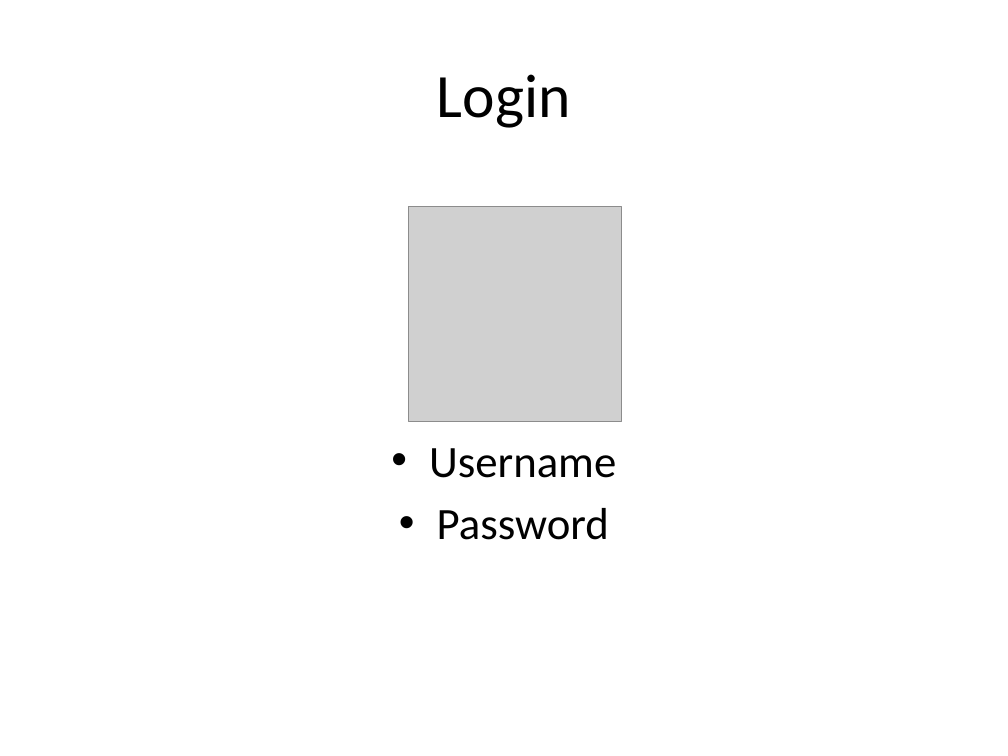
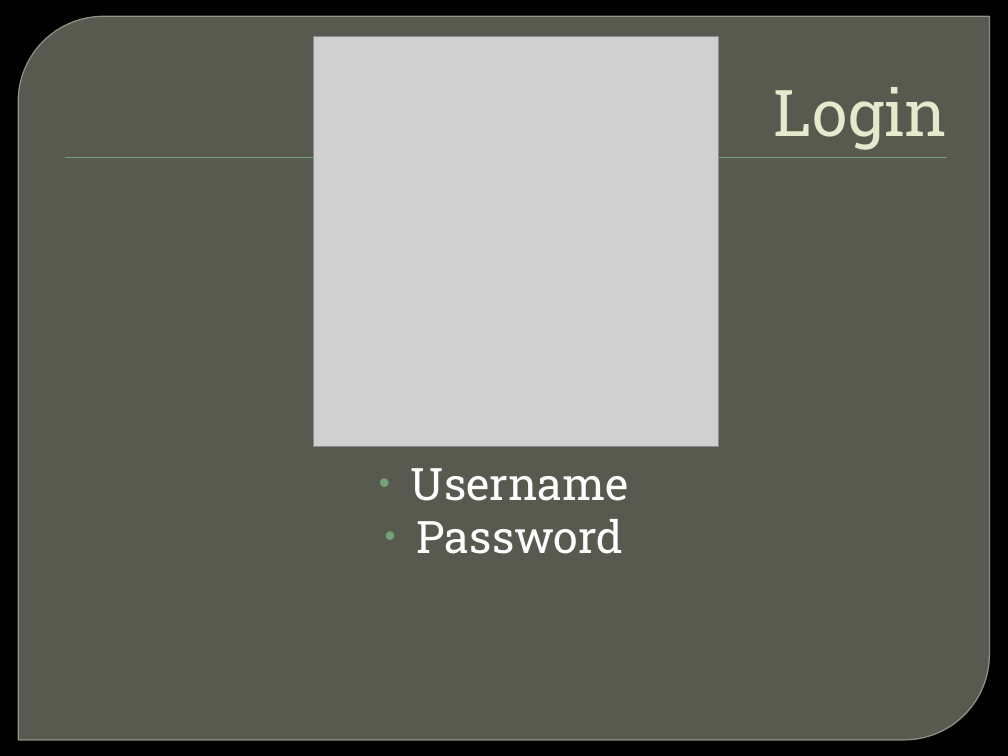
Before and after one commit to Mediagroup5/BarrocIt, a slide deck: slide 3 of barroc_Presentation.pptm. Drawn at 1008x756 pixels with LibreOffice and Linux fonts; fonts in the diff are those of the drawing; grey boxes stand for pictures; background and template pictures are left out. Boxes give left, top, right and bottom in pixels: in the first picture for what was removed or moved away, otherwise in the second. Text is boxed around its words. In the diff, an @@ line names an element or a change of style, - is before the commit and + after.

```diff
--- a/barroc_Presentation.pptm
+++ b/barroc_Presentation.pptm
@@ background #FFFFFF to picture (left out) @@
@@ round diag rect added at [18,16,990,740], fill #888B7B at 65% opacity, outline #9DA090 0.87 pt @@
@@ title "Login" at [773,87,947,150]: size 44 to 46 pt, font Calibri to Roboto Slab, text colour #000000 to #E7EACB; alignment centre to right; indent changed; vertical alignment middle to bottom @@
@@ picture: place and size @@
-picture at [409,207,622,421]
+picture at [313,36,719,447]
@@ rectangle added at [65,157,947,158], fill #72A376 @@
@@ text "Username" at [411,468,629,554]: font Calibri to Roboto Slab, text colour #000000 to #FFFFFF; indent changed; less space between paragraphs @@
```
Also in this commit, not shown: 15 other slides changed, 1 slide added, 1 other file.
